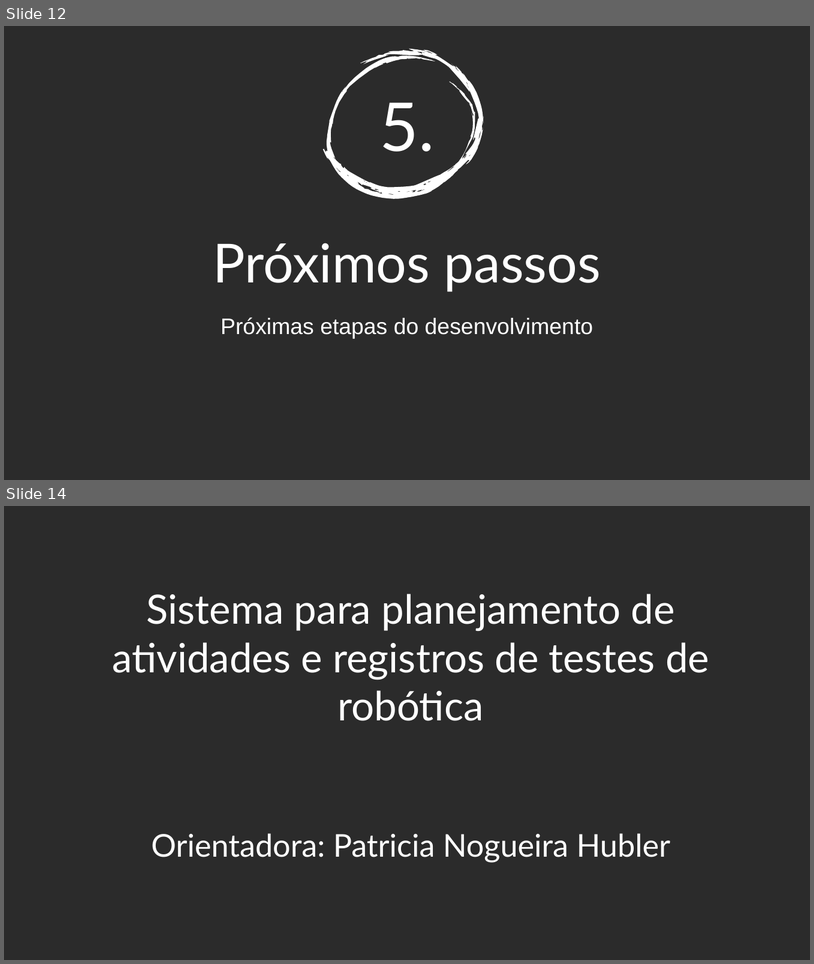
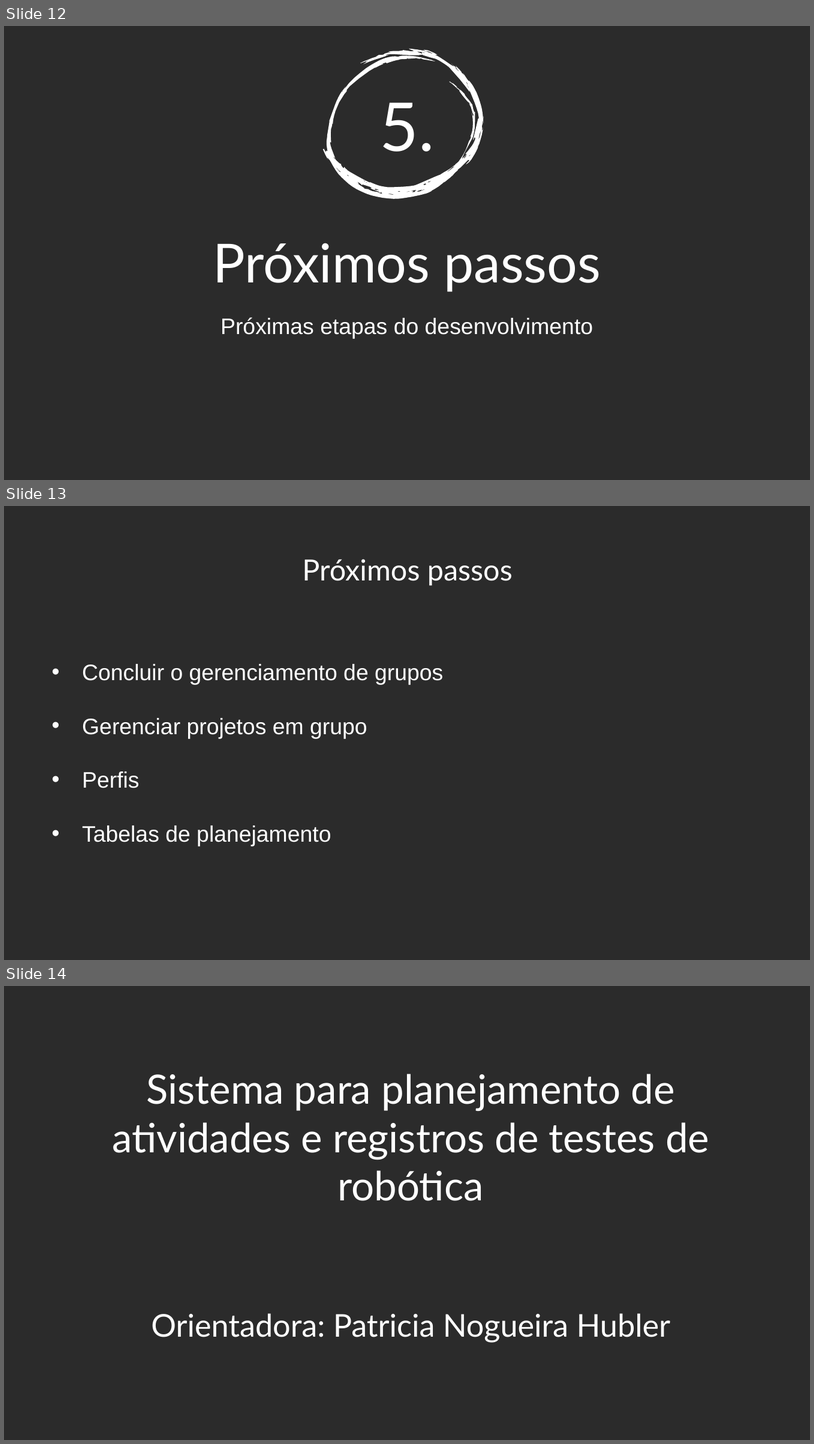
Before and after one commit to leoalopes/tccCodeIgniter, a slide deck: SeminarioAndamento.pptx. Shown one above the other, each under a label of ours: slides 12 and 14 before the commit, slides 12, 13 and 14 after it; the slides between them are not shown. The pictures are 814x964 and 814x1444 pixels, drawn with LibreOffice and Linux fonts; fonts in the diff are those of the drawing; background and template pictures are left out; a plain dark background stands for a picture behind light text. Boxes give left, top, right and bottom in pixels: in the first picture for what was removed or moved away, otherwise in the second. Text is boxed around its words. In the diff, an @@ line names an element or a change of style, - is before the commit and + after.

```diff
--- a/SeminarioAndamento.pptx
+++ b/SeminarioAndamento.pptx
@@ slide 13 added at [4,506,810,960], background picture (left out) @@
@@ title added at [302,559,513,586], 26 pt, text #FFFFFF @@
+Próximos passos
@@ text added at [82,664,443,846], 20 pt, text #FFFFFF @@
+                • Concluir o gerenciamento de grupos
+                • Gerenciar projetos em grupo
+                • Perfis
+                • Tabelas de planejamento
```
Also in this commit, not shown: 5 slides changed, 1 slide removed, 2 other files.
